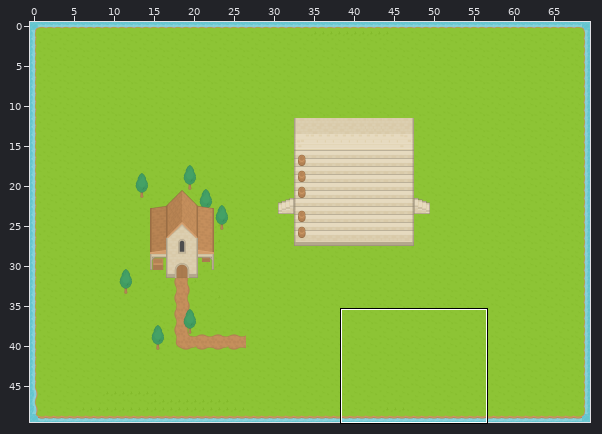
Tiled map -- Assets/Maps/Hometown.tmx. Above, an overview of the earlier version with the close-up marked.
Close-up. Earlier state:
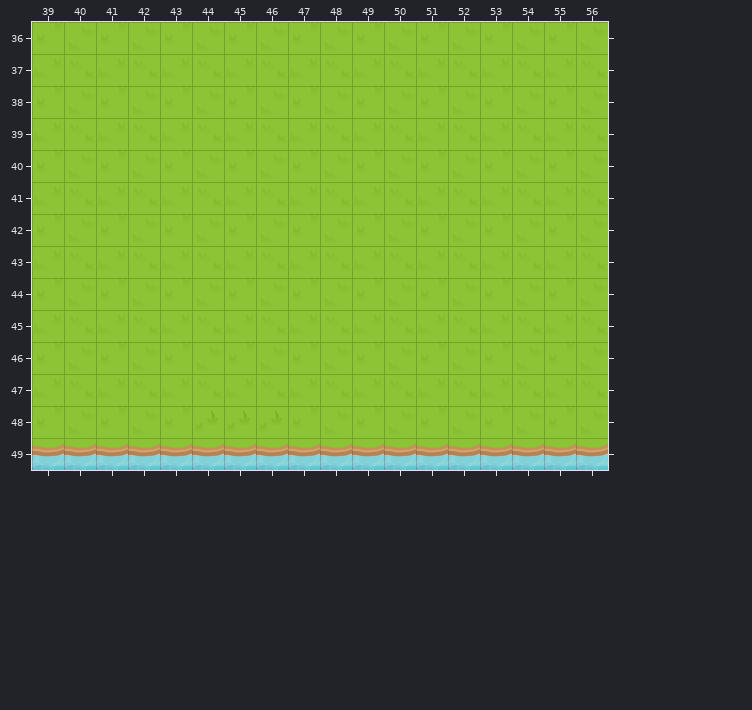
Cells are 32x32 px. Shown: x 39..56, y 36..49. The commit also changed other parts of the map, which this record leaves out.
The result:
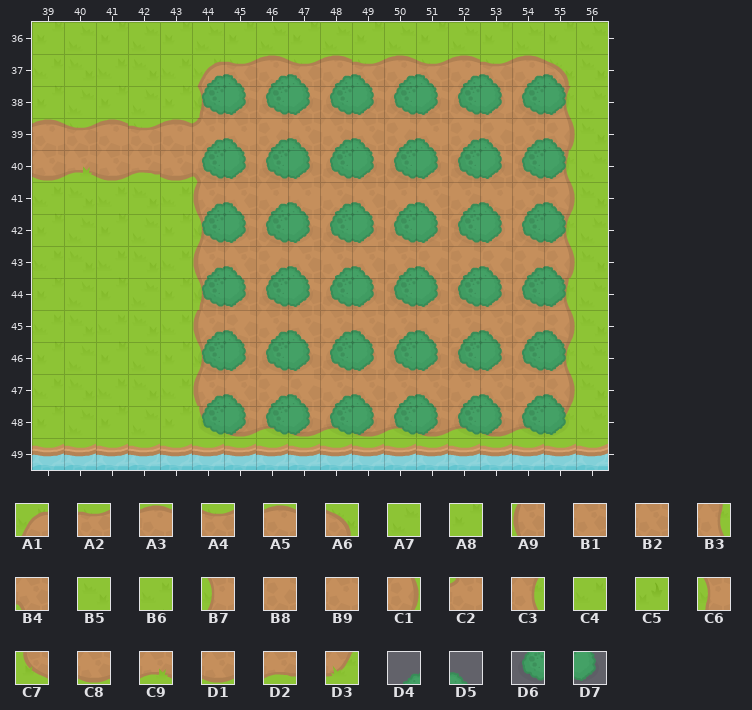
Key: from "tileset": A1 10, A2 11, A3 12, A4 13, A5 14, A6 15, A7 41, A8 42, A9 50, B1 51, B2 52, B3 55, B4 58, B5 81, B6 82, B7 90, B8 91, B9 92, C1 95, C2 98, C3 135, C4 164, C5 168, C6 170, C7 210, C8 211, C9 212, D1 213, D2 214, D3 215, D4 728, D5 729, D6 768, D7 769.
__ is an empty cell.
Tiles replaced or removed in this view: A7, A8, B5, B6, C4, C5.
Edits made:
Changed rows in their new state; .. is an unchanged cell.
Layer "Ground":
first column x 39:
37 .. .. .. .. .. A1 A2 A3 A4 A5 A2 A3 A4 A5 A2 A3 A6
38 .. .. .. .. .. C6 B8 B1 B8 B9 B8 B2 B8 B1 B9 B9 C3
39 A3 A4 A5 A2 A3 C2 B9 B8 B2 B2 B2 B8 B9 B8 B8 B2 C1
40 C8 C9 D1 D2 C8 B4 B8 B9 B1 B1 B8 B9 B1 B8 B8 B8 B3
41 .. .. .. .. .. A9 B1 B9 B9 B2 B1 B9 B1 B2 B9 B2 C1
42 .. .. .. .. .. B7 B1 B2 B1 B9 B1 B1 B8 B8 B9 B9 C3
43 .. .. .. .. .. A9 B1 B8 B2 B1 B1 B2 B8 B8 B8 B8 C1
44 .. .. .. .. .. C6 B2 B9 B8 B1 B1 B8 B2 B8 B1 B9 B3
45 .. .. .. .. .. A9 B8 B1 B1 B2 B2 B2 B9 B2 B2 B8 C1
46 .. .. .. .. .. B7 B1 B1 B1 B2 B9 B8 B8 B8 B1 B1 C3
47 .. .. .. .. .. A9 B2 B8 B8 B2 B2 B1 B2 B9 B2 B1 C1
48 .. .. .. .. .. C7 C8 C9 D1 D2 C8 C9 D1 D2 C8 C9 D3
Layer "Objects":
first column x 44:
37 D4 D5 D4 D5 D4 D5 D4 D5 D4 D5 D4 D5
38 D6 D7 D6 D7 D6 D7 D6 D7 D6 D7 D6 D7
39 D4 D5 D4 D5 D4 D5 D4 D5 D4 D5 D4 D5
40 D6 D7 D6 D7 D6 D7 D6 D7 D6 D7 D6 D7
41 D4 D5 D4 D5 D4 D5 D4 D5 D4 D5 D4 D5
42 D6 D7 D6 D7 D6 D7 D6 D7 D6 D7 D6 D7
43 D4 D5 D4 D5 D4 D5 D4 D5 D4 D5 D4 D5
44 D6 D7 D6 D7 D6 D7 D6 D7 D6 D7 D6 D7
45 D4 D5 D4 D5 D4 D5 D4 D5 D4 D5 D4 D5
46 D6 D7 D6 D7 D6 D7 D6 D7 D6 D7 D6 D7
47 D4 D5 D4 D5 D4 D5 D4 D5 D4 D5 D4 D5
48 D6 D7 D6 D7 D6 D7 D6 D7 D6 D7 D6 D7
Boxes around the changes in both close-ups, in picture pixels (x1, y1, x2, y2):
changed: (32, 55, 575, 437)
